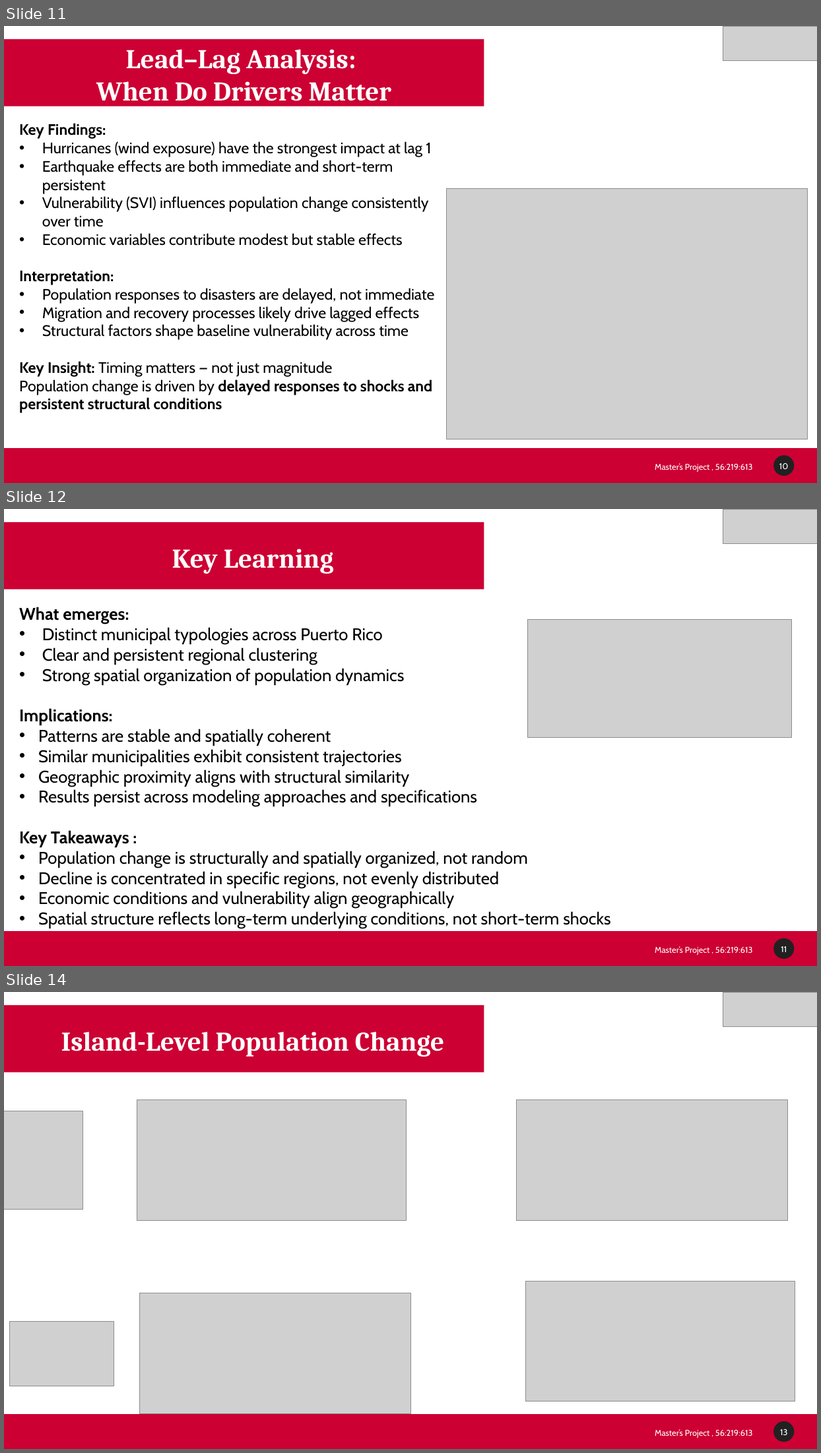
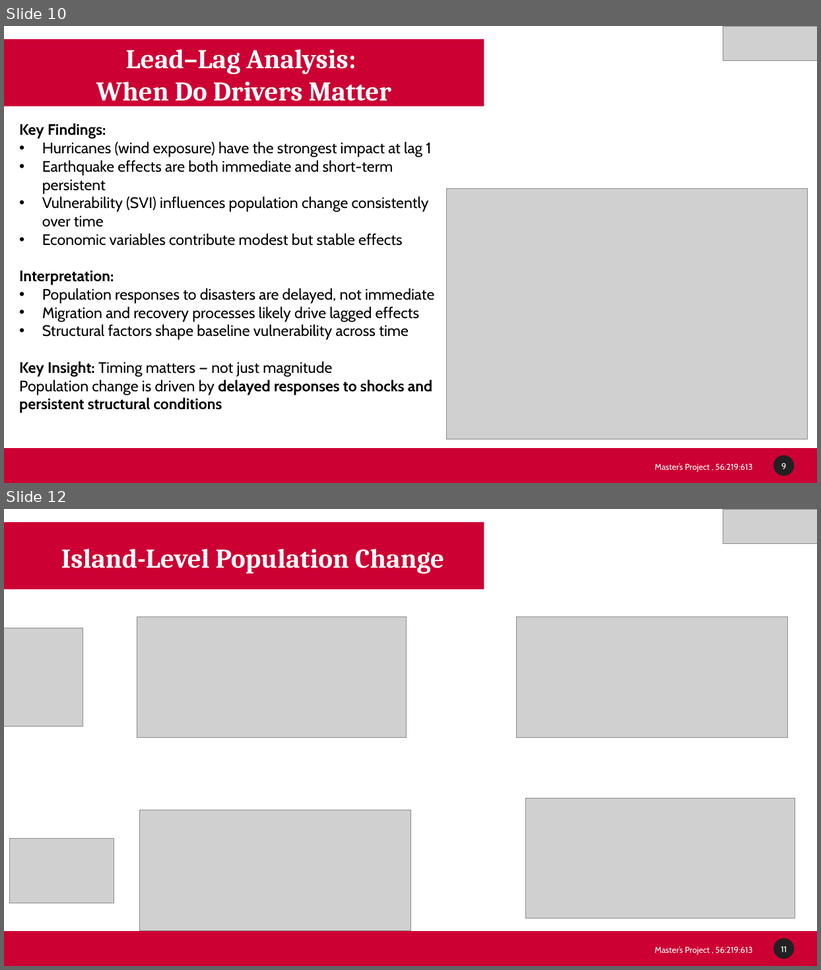
Before and after one commit to Venettov/CAPSTONE_DATA_SCIENCE_RIVERARUIZ, a slide deck: project_reports/Final Presentation/Final_Presentation_Riveraruiz.pptx. Shown one above the other, each under a label of ours: slides 11, 12 and 14 before the commit, slides 10 and 12 after it; the slides between them are not shown. The pictures are 821x1453 and 821x970 pixels, drawn with LibreOffice and Linux fonts; fonts in the diff are those of the drawing; grey boxes stand for pictures; background and template pictures are left out. Boxes give left, top, right and bottom in pixels: in the first picture for what was removed or moved away, otherwise in the second. Text is boxed around its words. In the diff, an @@ line names an element or a change of style, - is before the commit and + after.

```diff
--- a/project_reports/Final Presentation/Final_Presentation_Riveraruiz.pptx
+++ b/project_reports/Final Presentation/Final_Presentation_Riveraruiz.pptx
@@ slide 12 removed at <box>4,509,817,966</box>, background #FFFFFF; not listed: 4 template elements that a slide beside it also shows @@
@@ rectangle removed at <box>4,522,484,589</box> @@
@@ picture removed at <box>724,509,817,544</box> @@
@@ text removed at <box>172,549,334,574</box> @@
-Key Learning
@@ text removed at <box>19,607,611,929</box> @@
-What emerges:
-• Distinct municipal typologies across Puerto Rico
-• Clear and persistent regional clustering
-• Strong spatial organization of population dynamics
-Implications:
-• Patterns are stable and spatially coherent
-• Similar municipalities exhibit consistent trajectories
-• Geographic proximity aligns with structural similarity
-• Results persist across modeling approaches and specifications
-Key Takeaways :
-• Population change is structurally and spatially organized, not random
-• Decline is concentrated in specific regions, not evenly distributed
-• Economic conditions and vulnerability align geographically
-• Spatial structure reflects long-term underlying conditions, not short-term shocks
@@ picture removed at <box>528,619,792,738</box> @@
@@ what was slide 11 is now slide 10 @@
@@ page number at <box>781,464,786,470</box>: text changed @@
-10
+9
@@ what was slide 14 is now slide 12 @@
@@ page number at <box>781,947,787,953</box>: text changed @@
-13
+11
```
Also in this commit, not shown: 1 slide changed, 1 other file.
